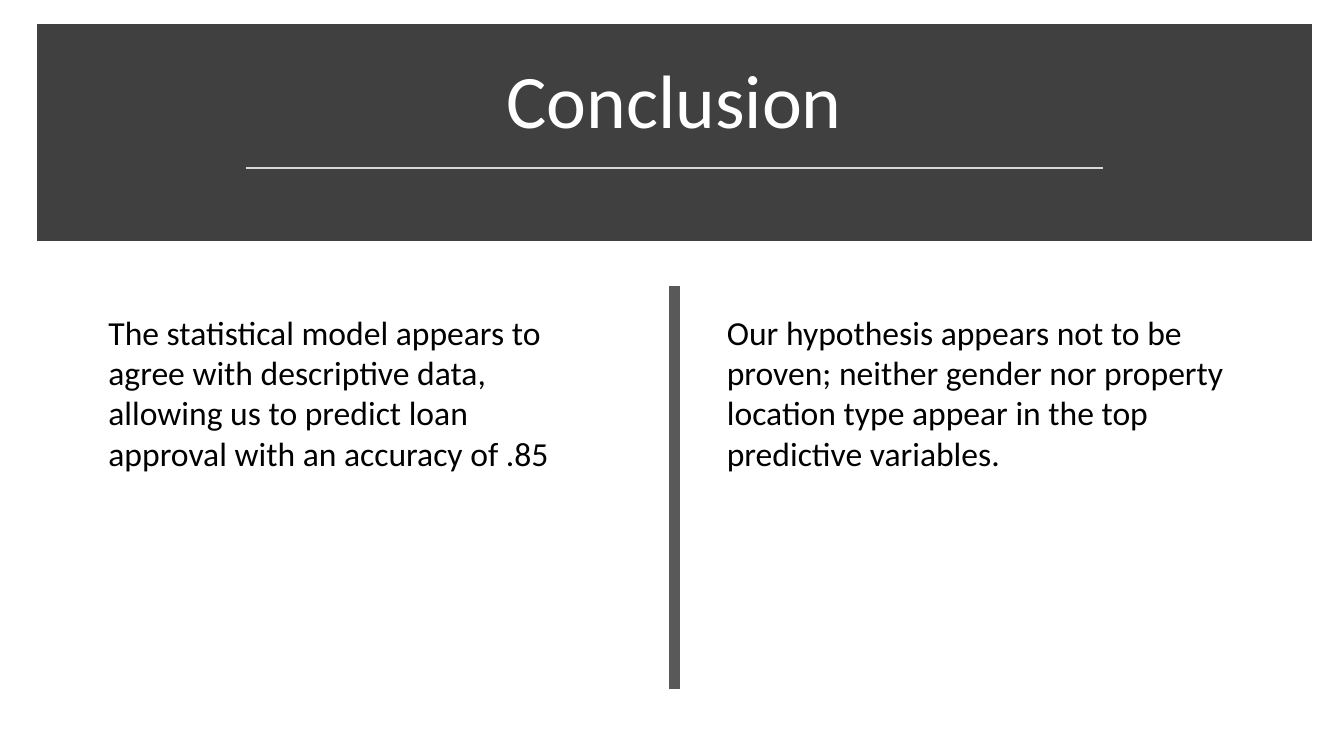
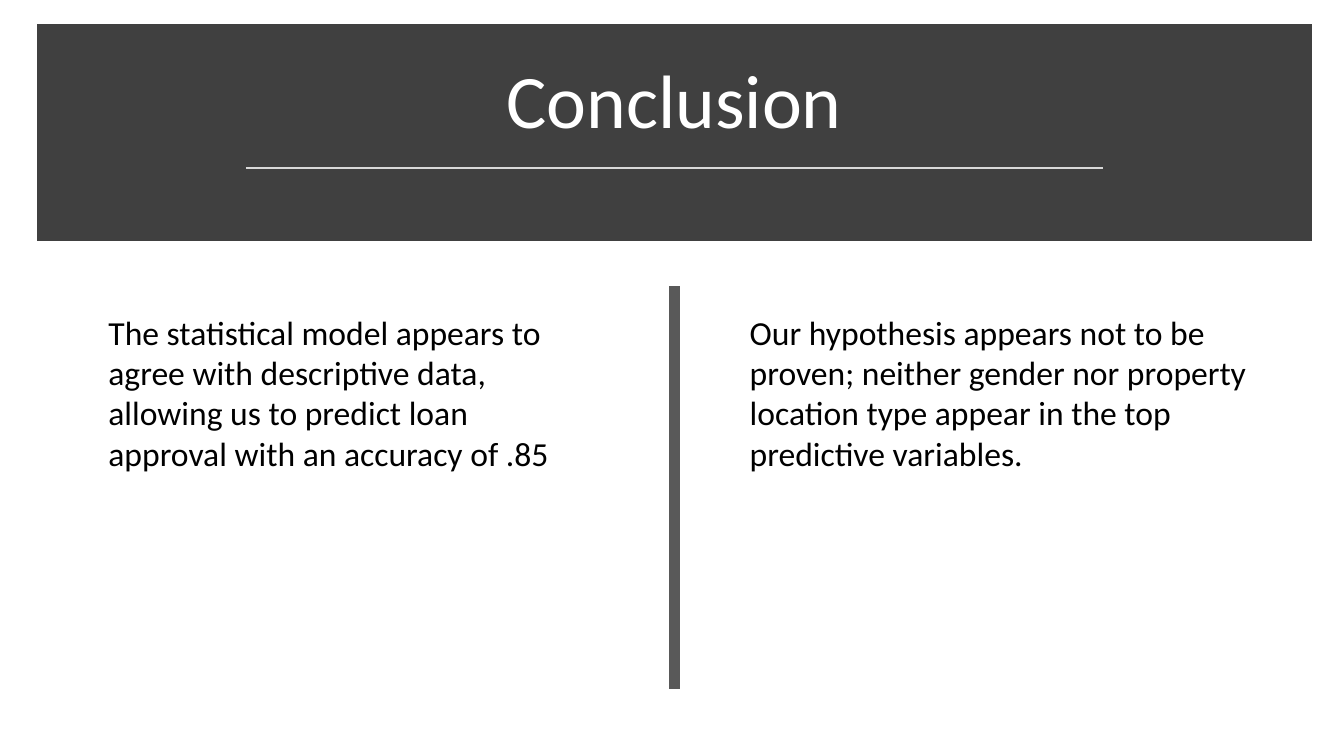
Before and after one commit to diazdez/Project-3, a slide deck: slide 10 of Loan approval project 3.pptx. Drawn at 1344x756 pixels with LibreOffice and Linux fonts; fonts in the diff are those of the drawing. Boxes give left, top, right and bottom in pixels: in the first picture for what was removed or moved away, otherwise in the second. Text is boxed around its words. In the diff, an @@ line names an element or a change of style, - is before the commit and + after.

```diff
--- a/Loan approval project 3.pptx
+++ b/Loan approval project 3.pptx
@@ text "Our hypothesis appears not to ...": place and size @@
-text "Our hypothesis appears not to ..." at [727, 321, 1223, 472]
+text "Our hypothesis appears not to ..." at [750, 321, 1246, 472]
```
Also in this commit, not shown: 10 other slides changed, 1 slide added, 1 slide removed, 4 other files.
